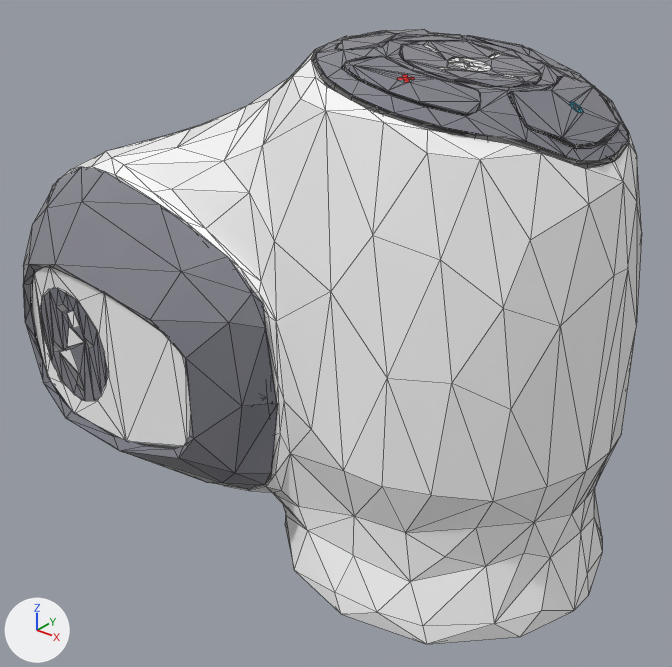
A saved change to the OBJ model src/perception/assets/panda/meshes/collision/link6.obj.
The view is the same before and after, from a 50 mm camera at (0.198, -0.185, 0.114) aimed at (0.054, -0.005, 0.002). The axes (+X, +Y, +Z) are drawn at lower left. The lights are the same throughout. Mesh edges are drawn as thin lines. Where no turn or scale is listed for an object, it has been applied to the vertices. Vertices at the same position are counted once.

The older version as bpy lines, for what is in view:
```python
ob_node6_shell_003 = bpy.data.objects.new('node6_Shell.003', me_node6_shell_003)
ob_node6_shell_003.location = (0.0, 0.0, 0.0)
```
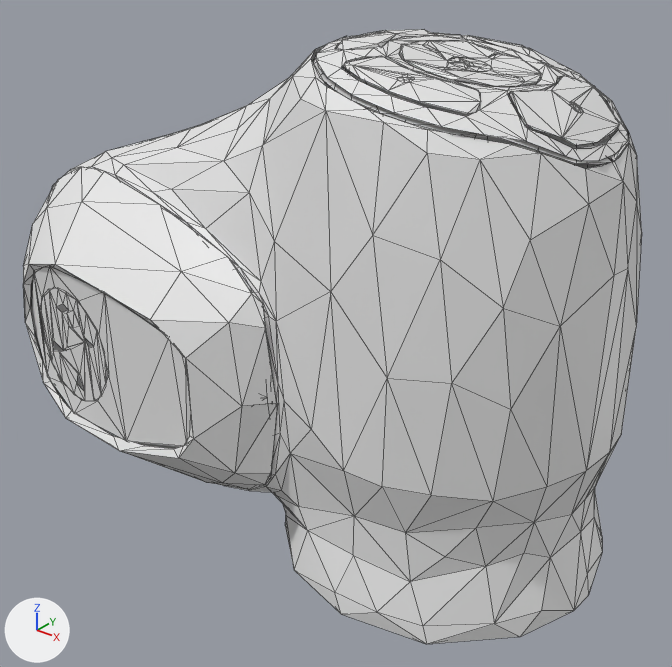
Changed parts and their boxes (x1, y1, x2, y2) in the pictures (672 x 667 px):
part 1 of me_node6_shell_003, recoloured (grey to white): (337, 29, 619, 145) in both
part 2 of me_node6_shell_003, recoloured (grey to white): (23, 167, 278, 490) in both
part 3 of me_node6_shell_003, recoloured (grey to white): (316, 33, 628, 161) in both
part 4 of me_node6_shell_003, recoloured (white to grey): (31, 36, 642, 644) in both
part 5 of me_node6_shell_003, recoloured: (60, 311, 84, 374) in both
part 6 of me_node6_shell_003, recoloured: (314, 45, 629, 164) in both
part 7 of me_node6_shell_003, recoloured: (569, 102, 583, 113) in both
part 8 of me_node6_shell_003, recoloured: (40, 288, 107, 401) in both
part 9 of me_node6_shell_003, recoloured: (448, 57, 491, 71) in both
part 10 of me_node6_shell_003, recoloured: (397, 74, 415, 83) in both

The edits, one by one:
me_node6_shell_003 has 965 vertices, 1308 faces, 19 loose edges and spans x -0.048..0.132, y -0.056..0.044, z -0.051..0.082.
me_node6_shell_003 is used by ob_node6_shell_003; location (0.0, 0.0, 0.0).
me_node6_shell_003 no longer uses material mat_shell006_003_002_001_001 (white #f4f6f7).
me_node6_shell_003 no longer uses material mat_shell005_001_001_002_001_001 (white #ffffff).
me_node6_shell_003 no longer uses material mat_shell004_001_001_002_001_001 (white #ffffff).
me_node6_shell_003 no longer uses material mat_shell003_002_001_002_001_001 (white #ffffff).
me_node6_shell_003 no longer uses material mat_shell002_002_001_002_001_001 (white #ffffff).
me_node6_shell_003 no longer uses material mat_union001_001_001_002_001_001 (cyan #38c2e5).
me_node6_shell_003 no longer uses material mat_face065_002_001_002_001_001 (green #00ff00).
me_node6_shell_003 part 1: all 174 faces that had it switch from mat_shell_003_001_002_001_001 (picture img_colors_png) to no material.
me_node6_shell_003 part 2: all 116 faces that had it switch from mat_part__feature002_006_001_002_001_001 (picture img_colors_png) to no material.
me_node6_shell_003 part 3: all 122 faces that had it switch from mat_part__feature001_009_001_002_001_001 (picture img_colors_png) to no material.
me_node6_shell_003 part 4: all 654 faces that had it switch from mat_shell012_002_002_001_001 (picture img_colors_png) to no material.
me_node6_shell_003 part 5: all 4 faces that had it switch from mat_shell011_002_002_001_001 (white #ffffff) to no material.
me_node6_shell_003 part 6: all 25 faces that had it switch from mat_shell007_002_002_001_001 (grey #898989) to no material.
me_node6_shell_003 part 7: all 12 faces that had it switch from mat_union_001_001_002_001_001 (cyan #38c2e5) to no material.
me_node6_shell_003 part 8: all 53 faces that had it switch from mat_face539_002_001_002_001_001 (picture img_colors_png) to no material.
me_node6_shell_003 part 9: all 33 faces that had it switch from mat_face374_002_001_002_001_001 (white #ffffff) to no material.
me_node6_shell_003 part 10: all 10 faces that had it switch from mat_face064_002_001_002_001_001 (red #ff0000) to no material.
